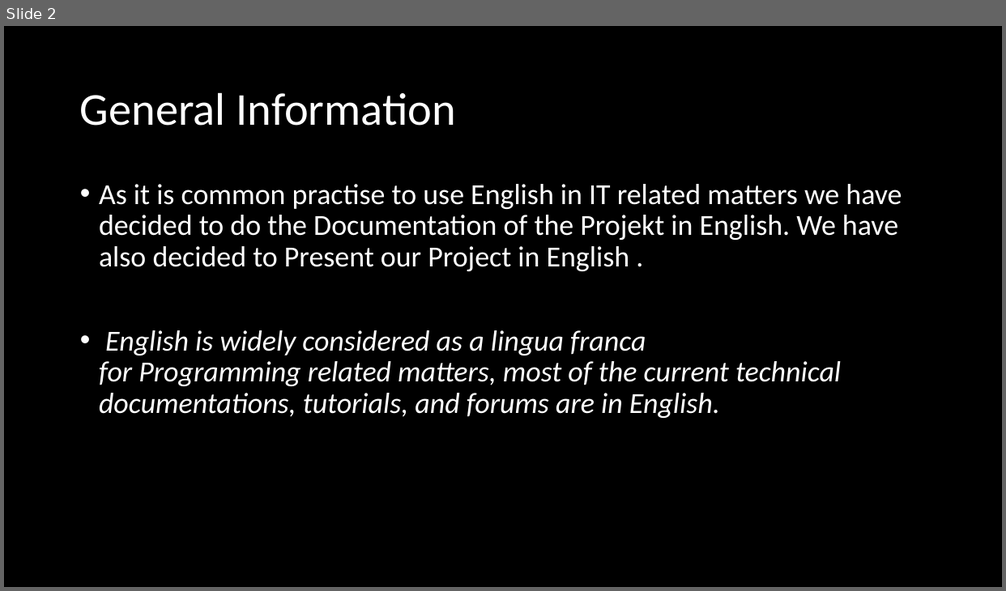
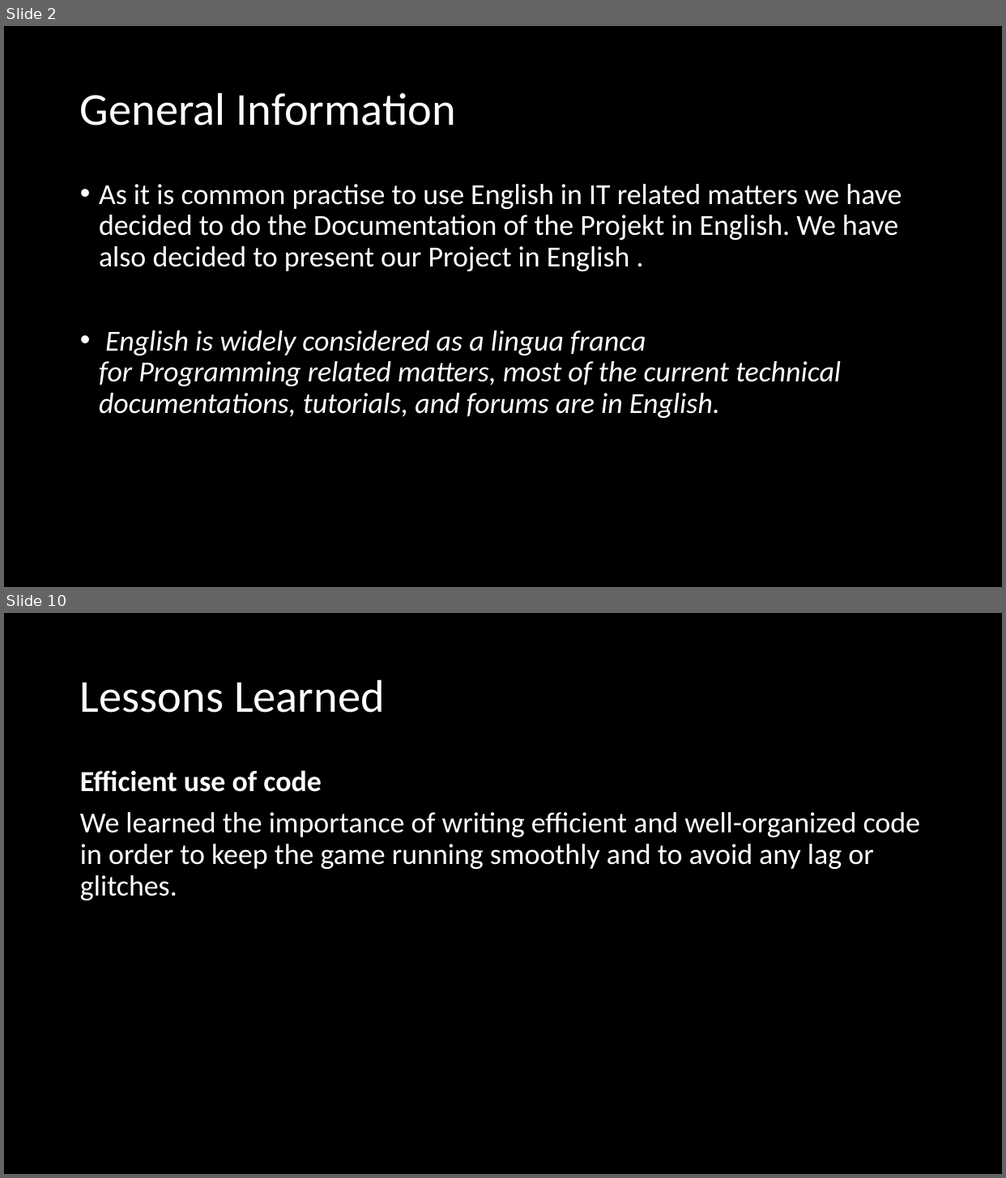
Before and after one commit to BBZ-InformatikGrundlagen/AtariBreakout, a slide deck: Presentation/AtariBreakout_Presentation.pptx. Shown one above the other, each under a label of ours: slide 2 before the commit, slides 2 and 10 after it; the slides between them are not shown. The pictures are 1006x591 and 1006x1178 pixels, drawn with LibreOffice and Linux fonts; fonts in the diff are those of the drawing. Boxes give left, top, right and bottom in pixels: in the first picture for what was removed or moved away, otherwise in the second. Text is boxed around its words. In the diff, an @@ line names an element or a change of style, - is before the commit and + after.

```diff
--- a/Presentation/AtariBreakout_Presentation.pptx
+++ b/Presentation/AtariBreakout_Presentation.pptx
@@ slide 10 added at [4,613,1002,1174], background #000000 @@
@@ title added at [80,679,385,713], 44 pt, text #FFFFFF @@
+Lessons Learned
@@ text added at [80,770,920,901], 28 pt, text #FFFFFF @@
+Efficient use of code
+We learned the importance of writing efficient and well-organized code in order to keep the game running smoothly and to avoid any lag or glitches.
@@ slide 2 changed as well @@
@@ text at [99,184,901,271]: text changed @@
-• As it is common practise to use English in IT related matters we have decided to do the Documentation of the Projekt in English. We have also decided to Present our Project in English .
+• As it is common practise to use English in IT related matters we have decided to do the Documentation of the Projekt in English. We have also decided to present our Project in English .
```
Also in this commit, not shown: 1 other slide changed, 13 other slides added, 8 slides removed.
